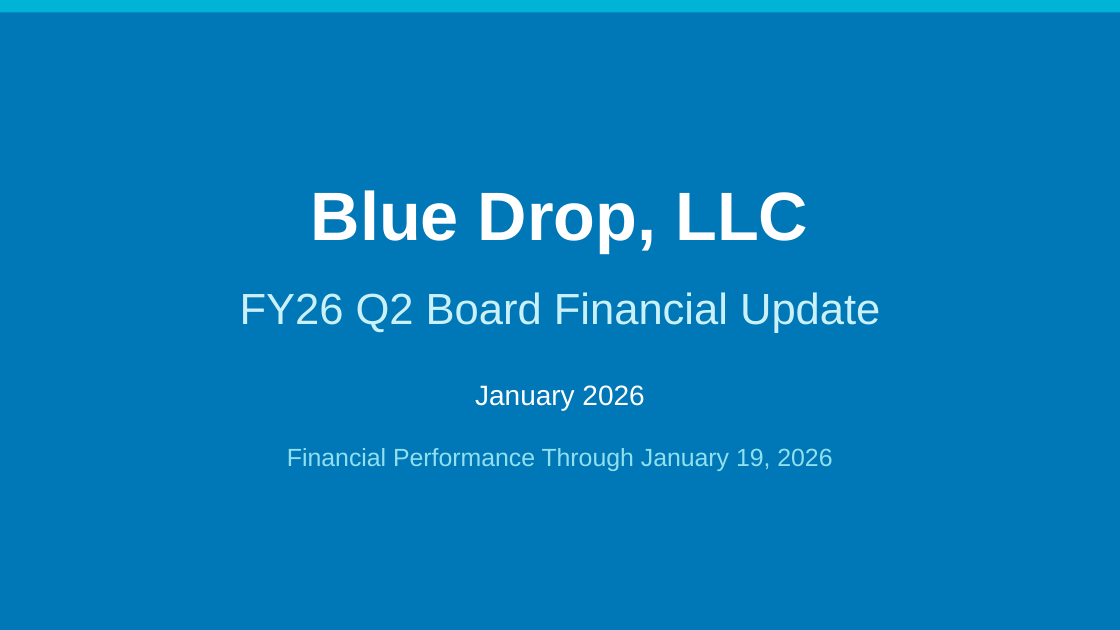
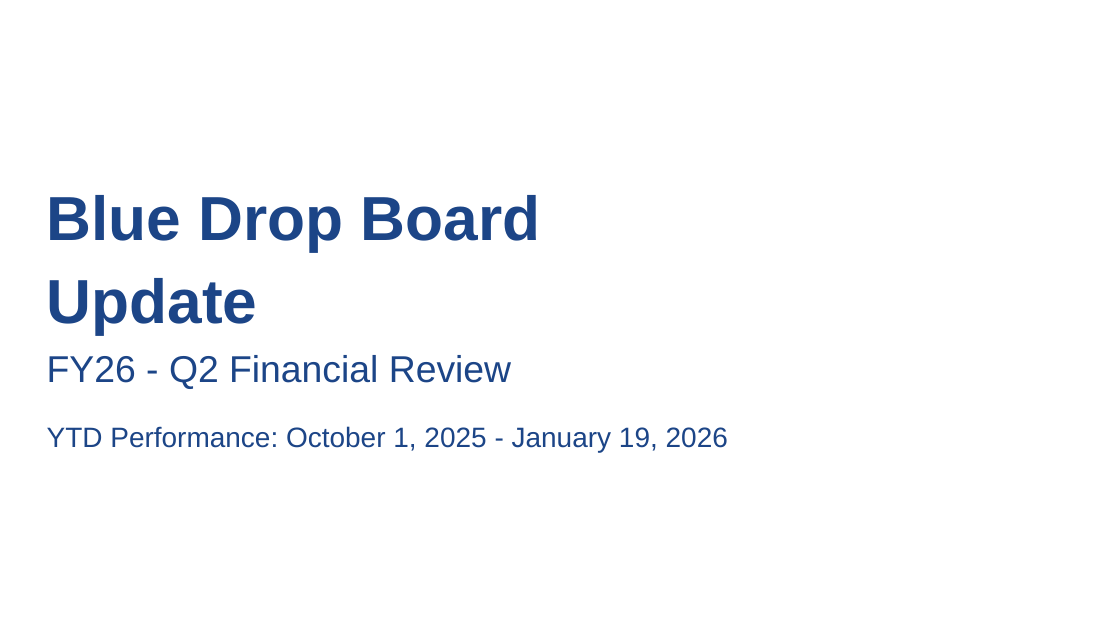
Before and after one commit to lovesha-hqoevents/BOARDUPDATE, a slide deck: slide 1 of Documents/SDO - Workspace/FY26_Q2_Board_Presentation.pptx. Drawn at 1120x630 pixels with LibreOffice and Linux fonts; fonts in the diff are those of the drawing. Boxes give left, top, right and bottom in pixels: in the first picture for what was removed or moved away, otherwise in the second. Text is boxed around its words. In the diff, an @@ line names an element or a change of style, - is before the commit and + after.

```diff
--- a/Documents/SDO - Workspace/FY26_Q2_Board_Presentation.pptx
+++ b/Documents/SDO - Workspace/FY26_Q2_Board_Presentation.pptx
@@ background #0077B6 to #FFFFFF @@
@@ rectangle removed at <box>0,0,1120,12</box> @@
@@ text at <box>47,195,541,251</box>: text changed; size 44 to 40 pt; text colour #FFFFFF to #1C4587 @@
-Blue Drop, LLC
+Blue Drop Board
@@ text added at <box>47,278,258,334</box>, 40 pt, text #1C4587, bold @@
+Update
@@ text at <box>47,355,511,389</box>: text changed; size 28 to 24 pt; text colour #CAF0F8 to #1C4587 @@
-FY26 Q2 Board Financial Update
+FY26 - Q2 Financial Review
@@ text at <box>47,426,728,452</box>: text changed; text colour #FFFFFF to #1C4587 @@
-January 2026
+YTD Performance: October 1, 2025 - January 19, 2026
@@ text removed at <box>287,448,832,471</box> @@
-Financial Performance Through January 19, 2026
```
Also in this commit, not shown: 6 other slides changed, 8 other files.
